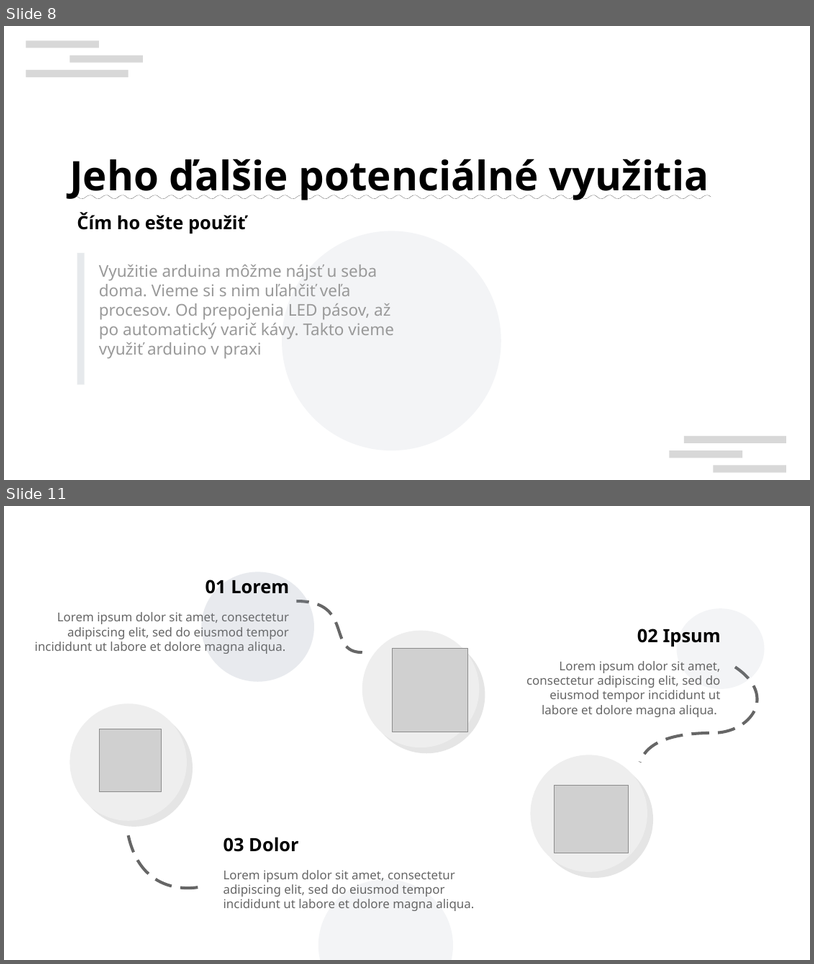
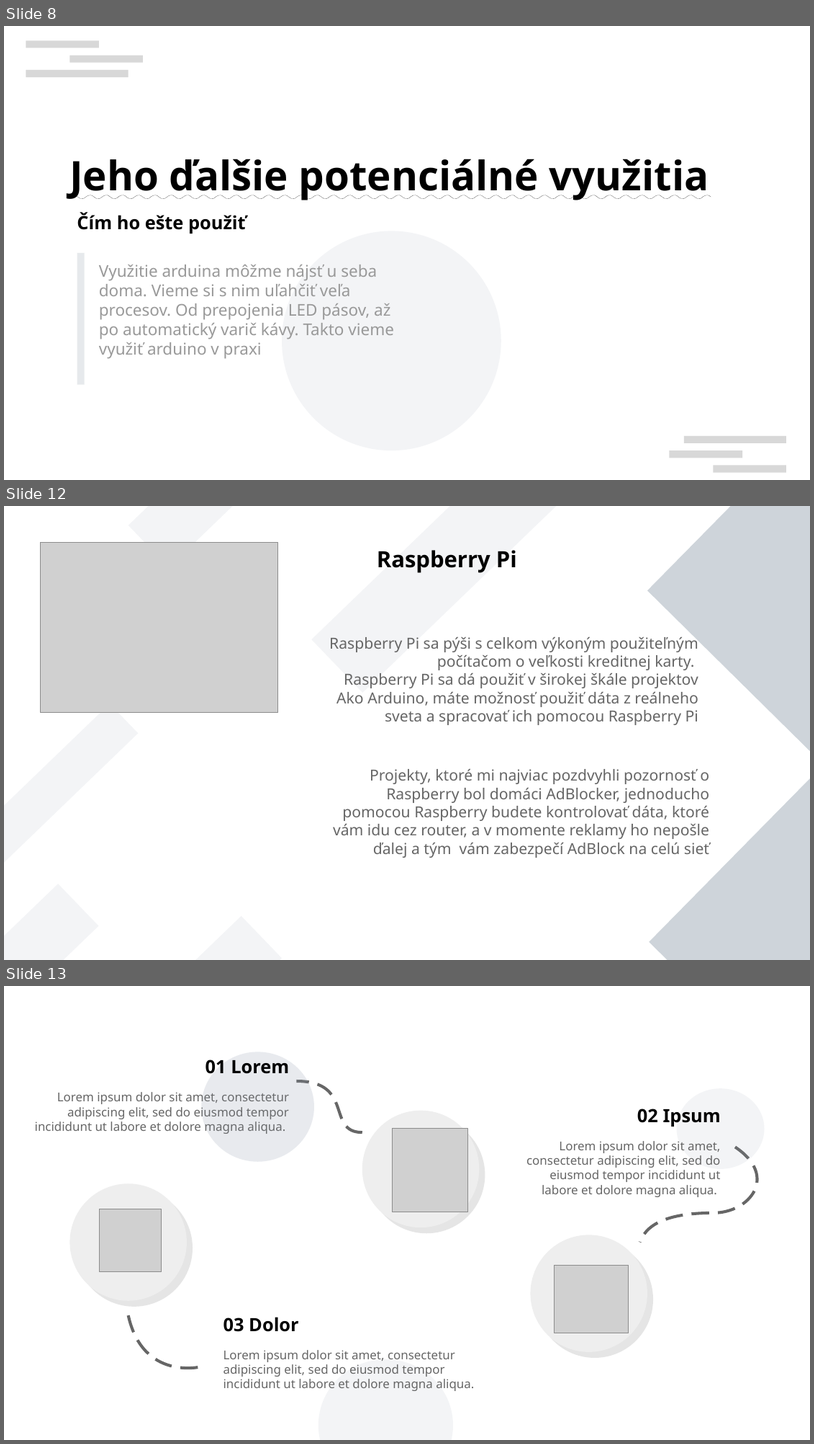
Before and after one commit to ZekoSNB/School, a slide deck: presenting/prezentacia_prednaska.odp. Shown one above the other, each under a label of ours: slides 8 and 11 before the commit, slides 8, 12 and 13 after it; the slides between them are not shown. The pictures are 814x964 and 814x1444 pixels, drawn with LibreOffice and Linux fonts; fonts in the diff are those of the drawing; grey boxes stand for pictures; background and template pictures are left out. Boxes give left, top, right and bottom in pixels: in the first picture for what was removed or moved away, otherwise in the second. Text is boxed around its words. In the diff, an @@ line names an element or a change of style, - is before the commit and + after.

```diff
--- a/presenting/prezentacia_prednaska.odp
+++ b/presenting/prezentacia_prednaska.odp
@@ slide 12 added at [4,506,810,960], background #FFFFFF @@
@@ rectangle added at [129,506,318,567], fill #8D99AE at 10% opacity @@
@@ rectangle added at [312,506,563,692], fill #8D99AE at 10% opacity @@
@@ rectangle added at [648,506,810,754], fill #CED4DA @@
@@ picture added at [41,543,278,713] @@
@@ text added at [377,550,517,573], 22 pt, text #000000, bold @@
+Raspberry Pi
@@ text added at [329,633,699,725], 15 pt, text #666666 @@
+Raspberry Pi sa pýši s celkom výkoným použiteľným počítačom o veľkosti kreditnej karty.
+Raspberry Pi sa dá použiť v širokej škále projektov
+Ako Arduino, máte možnosť použiť dáta z reálneho sveta a spracovať ich pomocou Raspberry Pi
@@ rectangle added at [4,703,138,877], fill #8D99AE at 10% opacity @@
@@ text added at [333,769,710,857], 15 pt, text #666666 @@
+Projekty, ktoré mi najviac pozdvyhli pozornosť o Raspberry bol domáci AdBlocker, jednoducho pomocou Raspberry budete kontrolovať dáta, ktoré vám idu cez router, a v momente reklamy ho nepošle ďalej a tým vám zabezpečí AdBlock na celú sieť
@@ rectangle added at [650,777,810,960], fill #CED4DA @@
@@ rectangle added at [4,883,98,960], fill #8D99AE at 10% opacity @@
@@ rectangle added at [93,916,282,960], fill #8D99AE at 10% opacity @@
@@ what was slide 11 is now slide 13 @@
```
Also in this commit, not shown: 2 slides changed, 2 other slides added, 1 slide removed, 4 other files.
